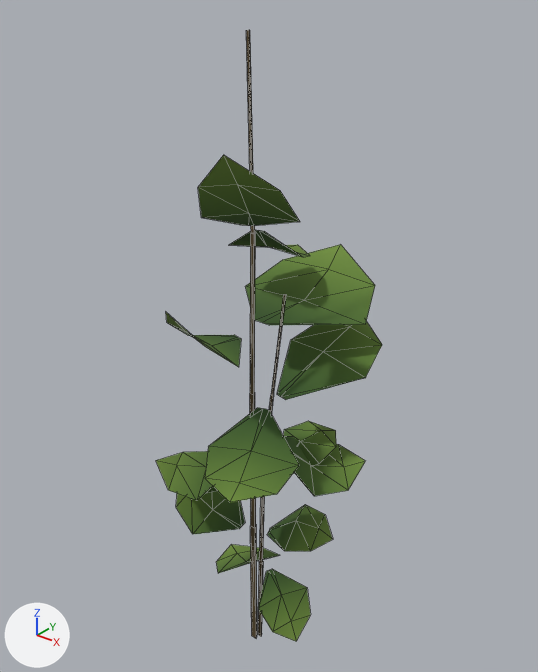
The glTF model ASSETS/Vegetation/Plants/ForestShrub001/Models/forest_shrub_001_e_LOD2.gltf as it was, and as the next commit left it.
Both versions are drawn from a 50 mm camera at (0.985, -1.153, 1.666) aimed at (-0.021, 0.104, 0.886). Every picture has the same lights, and +X, +Y and +Z are marked at lower left. The older version comes first. Mesh edges are drawn as thin lines. Vertices at exactly the same position are counted once.

The first picture shows 'forest_shrub_001_e_LOD2'.
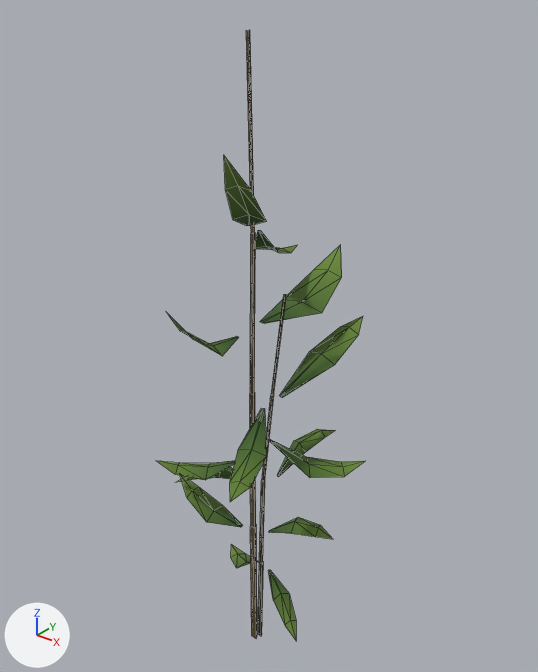
Boxes [x1, y1, x2, y2] around the edits, measured in the pictures (538 x 672 px; the box of a moved part takes in the faces that stretch with it):
'forest_shrub_001_e_LOD2', reshaped (8% narrower)
    before: [156, 30, 382, 641]
    after: [157, 30, 365, 641]
part 1 of me_forest_shrub_001_e_lod2, moved or reshaped
    before: [245, 245, 375, 325]
    after: [260, 245, 342, 324]
part 2 of me_forest_shrub_001_e_lod2, moved or reshaped
    before: [156, 155, 382, 641]
    after: [157, 156, 365, 641]

The change, as a list of edits to the scene's bpy script:
```text
Change me_forest_shrub_001_e_lod2:
    used by ob_forest_shrub_001_e_lod2; location = (0.0, 0.0, 0.0)
    remove me_forest_shrub_001_e_lod2.from_pydata(...)  # 188 vertices, 188 faces; spans x -0.21..0.24, y -0.22..0.36, z 0.0..1.57
    add me_forest_shrub_001_e_lod2.from_pydata(...)  # 188 vertices, 188 faces; spans x -0.21..0.22, y -0.22..0.36, z 0.0..1.57
    me_forest_shrub_001_e_lod2 part 1: the loose piece of 10 vertices spanning x -0.16..0.2, y 0.05..0.36, z 0.95..1.05 is scaled about its middle by (0.327, 0.994, 0.995)
    me_forest_shrub_001_e_lod2 part 2: 77 of 188 vertices moved; they spanned x -0.2..0.24, y -0.2..0.28, z 0.13..1.32 and now span x -0.18..0.2, y -0.18..0.27, z 0.13..1.32; mean shift (0.0, 0.0, 0.0); largest move (0.03, 0.19, 0.58) -> (0.09, 0.12, 0.58)
```
